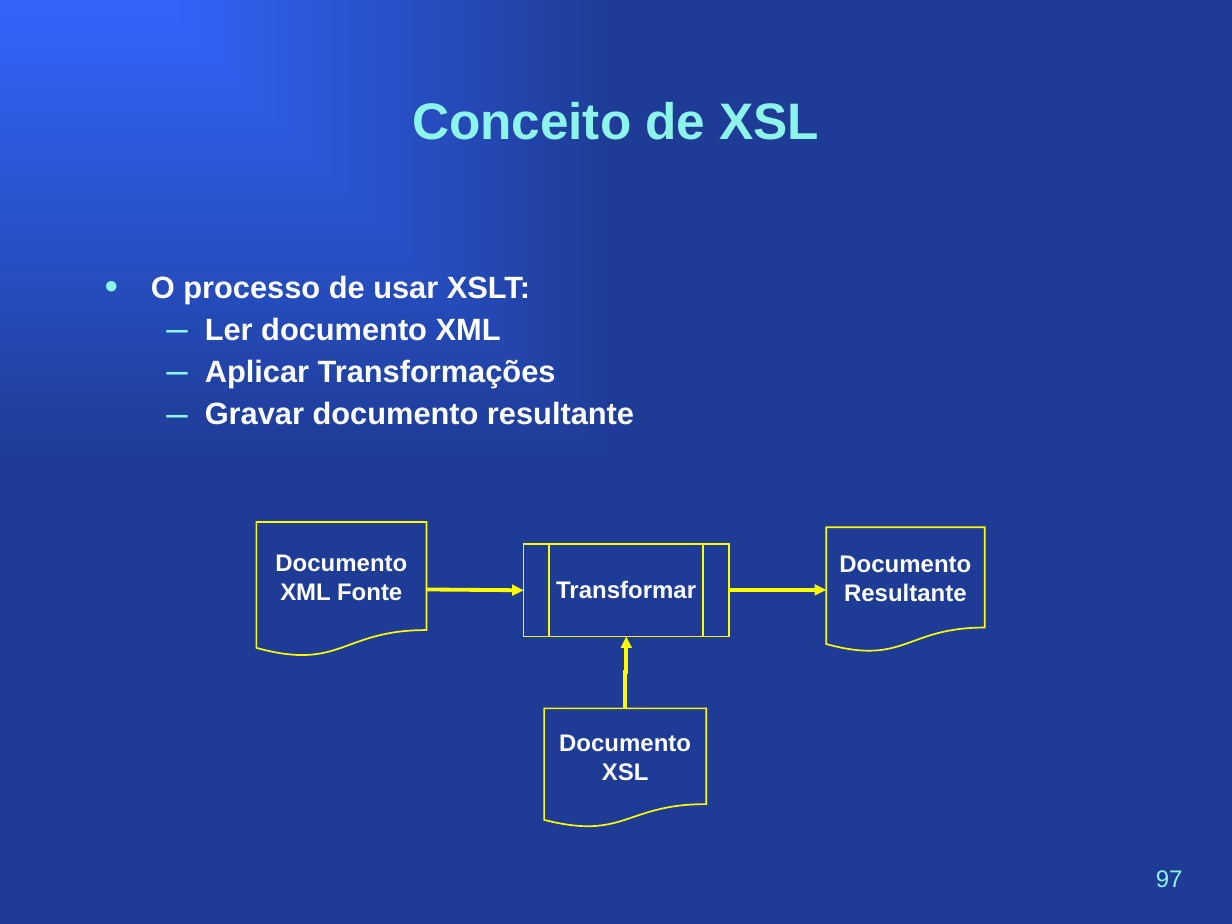
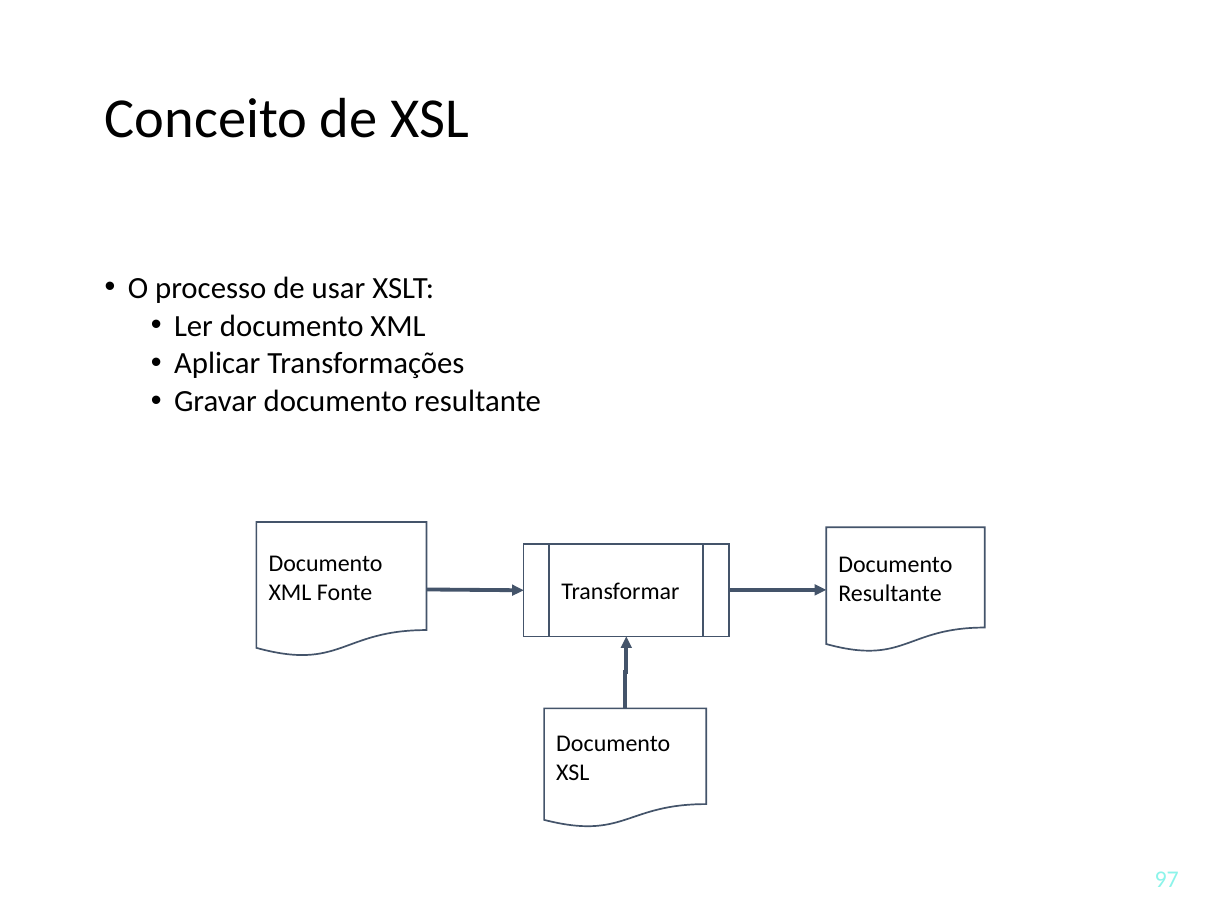
Before and after one commit to tewarid/course-xml, a slide deck: slide 97 of curso.pptx. Drawn at 1232x924 pixels with LibreOffice and Linux fonts; fonts in the diff are those of the drawing. Boxes give left, top, right and bottom in pixels: in the first picture for what was removed or moved away, otherwise in the second. Text is boxed around its words. In the diff, an @@ line names an element or a change of style, - is before the commit and + after.

Commit message:
change slide theme

```diff
--- a/curso.pptx
+++ b/curso.pptx
@@ background gradient #3365FB to #2951C9 to #FFFFFF @@
@@ title "Conceito de XSL" at [105, 97, 468, 138]: size 30 to 33 pt, font Arial to Calibri, text colour #8CF4EA to #000000, bold off; alignment centre to left; line spacing 1 to 0.9 @@
@@ text "O processo de usar XSLT:" at [128, 276, 541, 412]: font Arial to Calibri, text colour #FFFFFF to #000000, bold off; indent changed; more space between paragraphs; bullet – to •; less space between paragraphs @@
@@ flow chart predefined process "Transformar" at [524, 545, 729, 637]: font Arial to Calibri, text colour #FFFFFF to #000000, bold off; alignment centre to left; line spacing 0.95 to 1; less space between paragraphs; outline #FAFD00 1 pt to #44546A 1 pt @@
@@ arrow (426, 589) - (524, 590): stroke #FAFD00 2.25 pt to #44546A 2.25 pt @@
@@ elbow arrow (729, 590) - (827, 590): stroke #FAFD00 2.25 pt to #44546A 2.25 pt @@
@@ elbow arrow (626, 637) - (625, 708): stroke #FAFD00 2.25 pt to #44546A 2.25 pt @@
@@ font Arial to Calibri, text colour #FFFFFF to #000000, bold off; alignment centre to left; outline #FAFD00 1 pt to #44546A 1 pt in 3 elements at [256, 522, 426, 657], [827, 527, 986, 653], [545, 708, 707, 828] @@
@@ page number at [1155, 871, 1179, 887]: font Arial to Calibri @@
```
Also in this commit, not shown: 118 other slides changed, 1 slide added, 1 slide removed, 2 other files.
